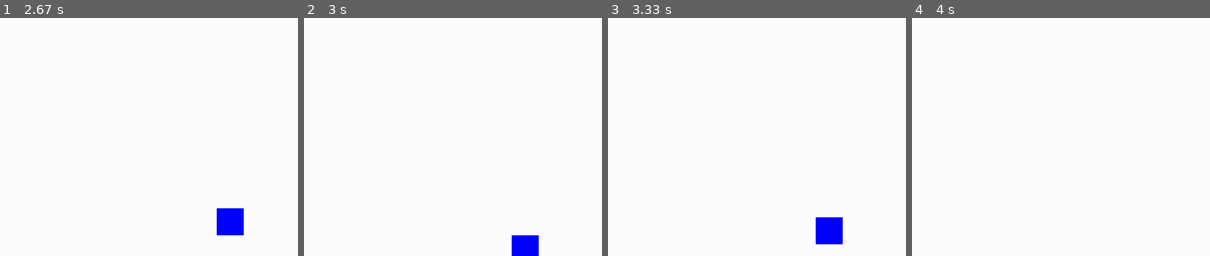
Above: before the commit, frames 1-4 (left to right).
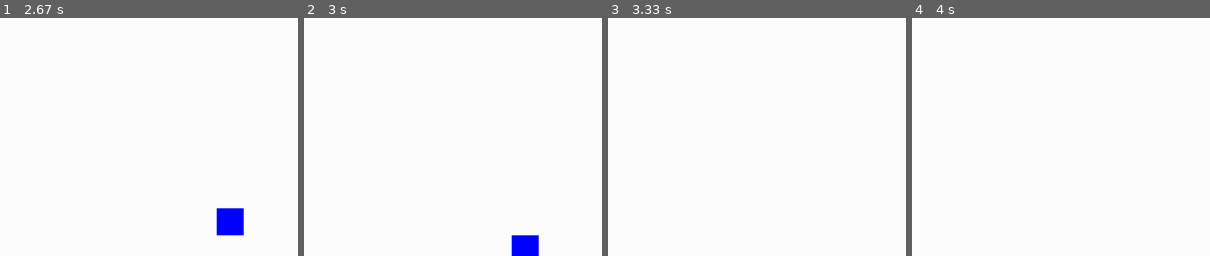
Above: after the commit, the same moments.

Repository: ramses44/PyGame_project
Game: pygame game, started from game.py
Same seed, same stepped clock (60 frames per second), same inputs: the game is played once before the commit and once after it.
Inputs (mouse positions are % of the whole screen's width and height, from its top left):
- Up to frame 1 (2.67 s): right-click (35, 48) at 0.43 s; tap P at 0.67 s; hold Right 1.07-1.53 s; hold Right 1.57-2.03 s; hold Left 2.07-2.6 s; hold Left from 2.63 s (still down)
- Up to frame 2 (3 s): keep holding Left
- Up to frame 3 (3.33 s): release Left at 3.03 s; tap Space at 3.07 s
- Up to frame 4 (4 s): click (58, 53) at 3.6 s; move the mouse to (1, 1) at 3.87 s
The pictures show only the part of the screen within x 0-50%, y 50-100%; the shares and areas given below are measured in that part.

Frames 1-2 are identical in both runs. In frame 3, 1.1% of the frame differs, in the area x 69-79%, y 83-96%; in frame 4, nothing differs.

Commit message:
ne копия роминого

Diff:
--- a/game.py
+++ b/game.py
@@ -2,7 +2,7 @@
 
 CHARACTER_SIZE = 30, 30
 FALLING_SPEED = 10  # Скорость падения (pixels/tick)
-
+pause = False
 pygame.init()
 
 size = width, height = 1000, 600
@@ -66,13 +66,14 @@
             self.climbing = True
 
     def can_jump(self):
-        print(2)
+        """Проверка, есть ли от чего оттолкнуться для прыжка"""
+
         self.rect = self.rect.move(0, 1)
-        print(pygame.sprite.spritecollideany(self, platforms), pygame.sprite.spritecollideany(self, ladders))
-        yield pygame.sprite.spritecollideany(self, platforms) or\
-            pygame.sprite.spritecollideany(self, ladders)
 
+        res = bool(pygame.sprite.spritecollideany(self, platforms) or
+                   pygame.sprite.spritecollideany(self, ladders))
         self.rect = self.rect.move(0, -1)
+        return res
 
 
 screen.fill((255, 255, 255))
@@ -99,18 +100,23 @@
                 else:
                     enemy = Enemy(en, event.pos)
         if enemy:
-            if pygame.key.get_pressed()[pygame.K_LEFT]:
-                enemy.move(x=-10)
-            elif pygame.key.get_pressed()[pygame.K_RIGHT]:
-                enemy.move(x=10)
-            elif pygame.key.get_pressed()[pygame.K_SPACE] and enemy.can_jump():
-                print(1)
-                enemy.move(y=-20)
-            elif enemy.climbing:
-                if pygame.key.get_pressed()[pygame.K_UP]:
-                    enemy.move(y=-10)
-                elif pygame.key.get_pressed()[pygame.K_DOWN]:
-                    enemy.move(y=10)
+            if not pause:
+                if pygame.key.get_pressed()[pygame.K_LEFT]:
+                    enemy.move(x=-10)
+                elif pygame.key.get_pressed()[pygame.K_RIGHT]:
+                    enemy.move(x=10)
+                elif pygame.key.get_pressed()[pygame.K_SPACE] and enemy.can_jump():
+                    enemy.move(y=-60)
+                elif pygame.key.get_pressed()[pygame.K_p]:
+                    pause = True
+                elif enemy.climbing:
+                    if pygame.key.get_pressed()[pygame.K_UP]:
+                        enemy.move(y=-10)
+                    elif pygame.key.get_pressed()[pygame.K_DOWN]:
+                        enemy.move(y=10)
+            elif pygame.key.get_pressed()[pygame.K_p]:
+                pause = not pause
+
 
     if enemy: enemy.move(y=10)
     screen.fill((255, 255, 255))
